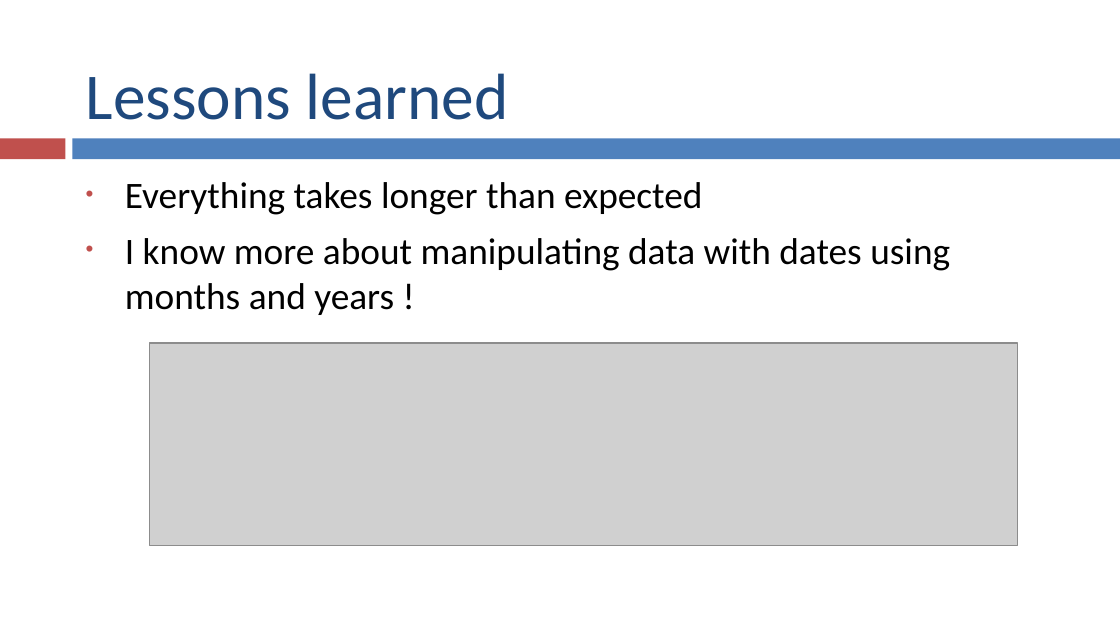
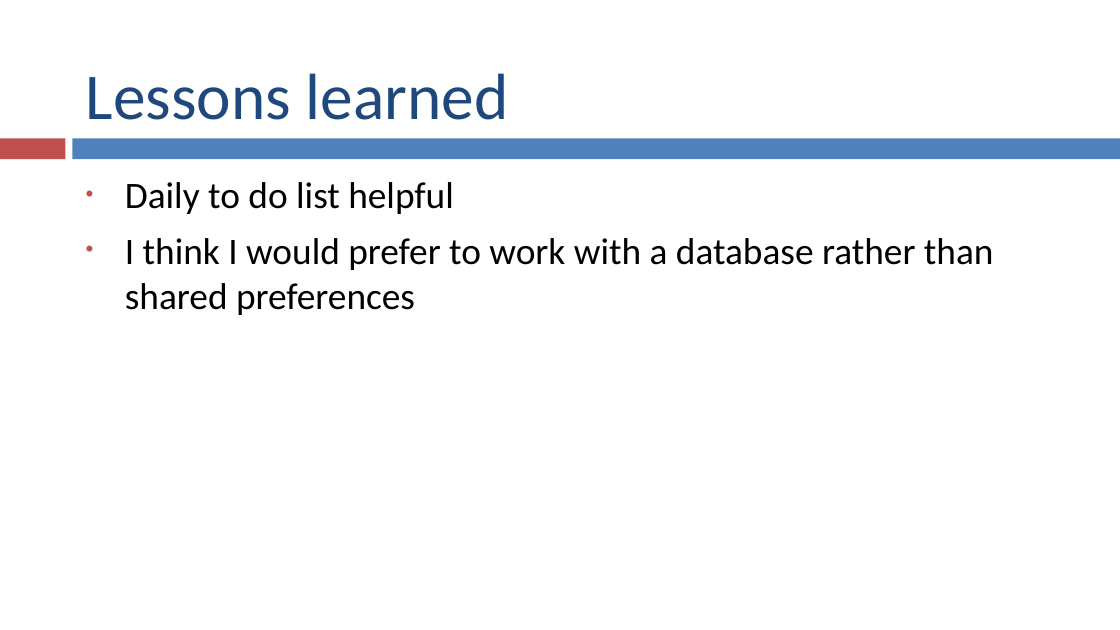
Before and after one commit to olgamaunsell/ICanDoItList-Java-Android-App, a slide deck: slide 11 of I Can Do It List Presentation.pptx (slide 9 before the commit). Drawn at 1120x630 pixels with LibreOffice and Linux fonts; fonts in the diff are those of the drawing; grey boxes stand for pictures. Boxes give left, top, right and bottom in pixels: in the first picture for what was removed or moved away, otherwise in the second. Text is boxed around its words. In the diff, an @@ line names an element or a change of style, - is before the commit and + after.

```diff
--- a/I Can Do It List Presentation.pptx
+++ b/I Can Do It List Presentation.pptx
@@ text at (x1=125, y1=182, x2=994, y2=315): text changed @@
-• Everything takes longer than expected
-• I know more about manipulating data with dates using months and years !
+• Daily to do list helpful
+• I think I would prefer to work with a database rather than shared preferences
@@ picture removed at (x1=149, y1=343, x2=1017, y2=545) @@
```
Also in this commit, not shown: 5 other slides changed, 5 slides added, 3 slides removed, 3 other files.
